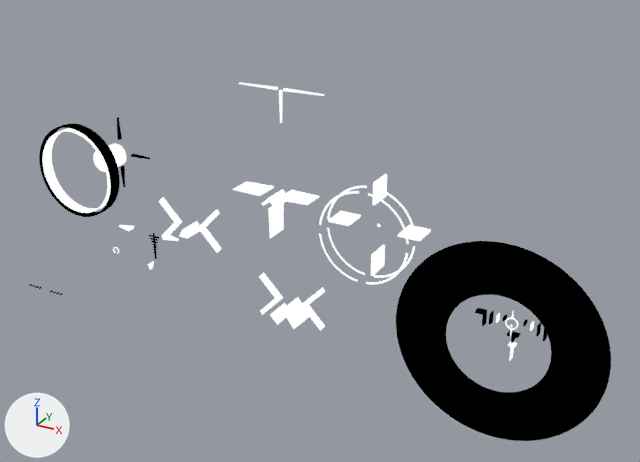
Before and after pictures for a commit that changed the Blender file [workfiles]/reticle.blend.
Rendered twice from a camera (50 mm lens) standing at (33.1, -55.5, 24.3) and looking at (6.1, -6.3, -0.3). Lighting does not change. The marker at lower left points along +X, +Y and +Z.

Objects in the first picture: 'Border', 'Scope2', 'mrs', 'okp', 'top of the pops', 'uwu'.
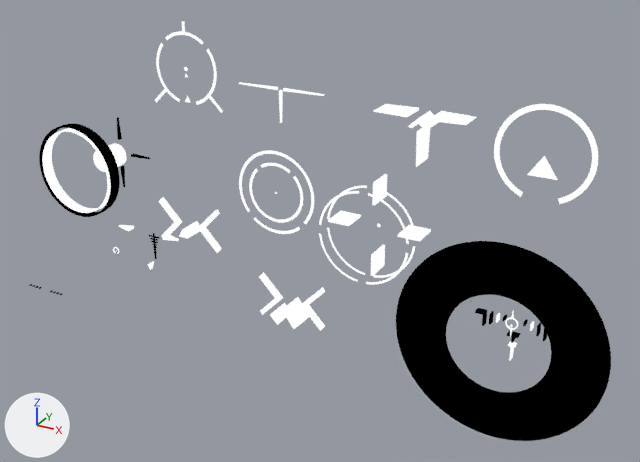
Where the change shows, as pixel boxes [x1, y1, x2, y2] in the pictures (640 x 462 px):
'okp', moved
    before: [232, 181, 320, 239]
    after: [373, 104, 477, 167]
'rm', added
    after: [494, 104, 598, 204]
'reddit', added
    after: [239, 150, 314, 234]
'holo', added
    after: [155, 21, 223, 113]

The change, as a list of edits to the scene's bpy script:
```text
Add me_circle_006:
    me_circle_006.from_pydata(...)  # 312 vertices, 121 faces; spans x -3.33..3.33, y 0.0, z -3.33..3.33
    me_circle_006.polygons.foreach_set('use_smooth', [True] * 121)
    me_circle_006.materials.append(mat_white)
Add me_circle_005:
    me_circle_005.from_pydata(...)  # 229 vertices, 113 faces; spans x -3.3..3.3, y -2.15, z -3.06..3.3
    me_circle_005.materials.append(mat_white)
Add me_circle_001:
    me_circle_001.from_pydata(...)  # 163 vertices, 63 faces; spans x -3.26..3.26, y 0.0, z -3.03..3.57
    me_circle_001.materials.append(mat_white)
Change ob_okp:
    ob_okp.location: (0.0, 0.0, 0.0) -> (11.7, 0.0, 7.78)
Add ob_reddit:
    ob_reddit = bpy.data.objects.new('reddit', me_circle_006)
    ob_reddit.location = (0.0, -2.15, 0.0)
Add ob_rm:
    ob_rm = bpy.data.objects.new('rm', me_circle_005)
    ob_rm.location = (19.93, 0.0, 6.25)
Add ob_holo:
    ob_holo = bpy.data.objects.new('holo', me_circle_001)
    ob_holo.location = (-7.75, -2.15, 8.59)
```
